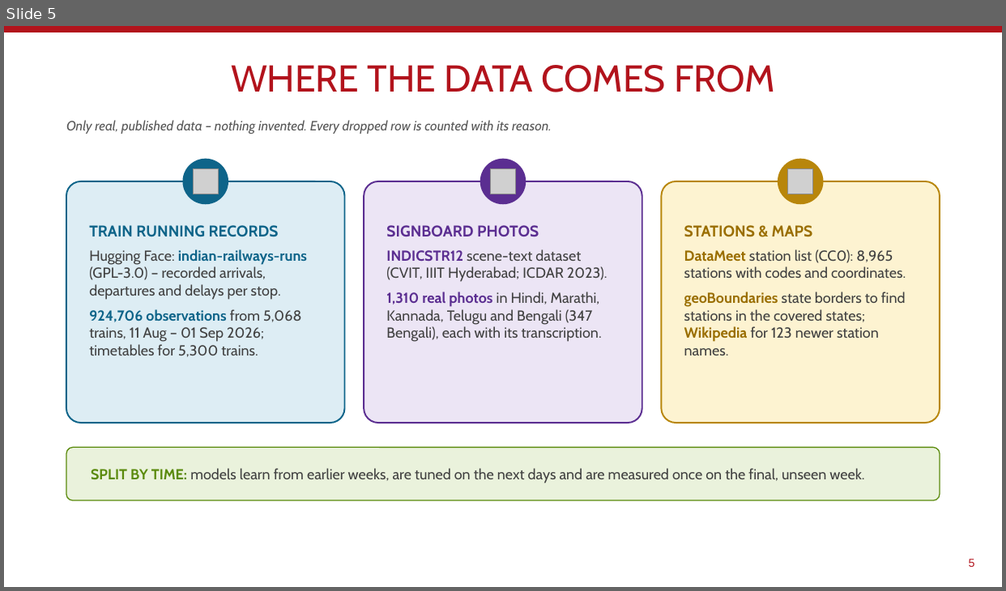
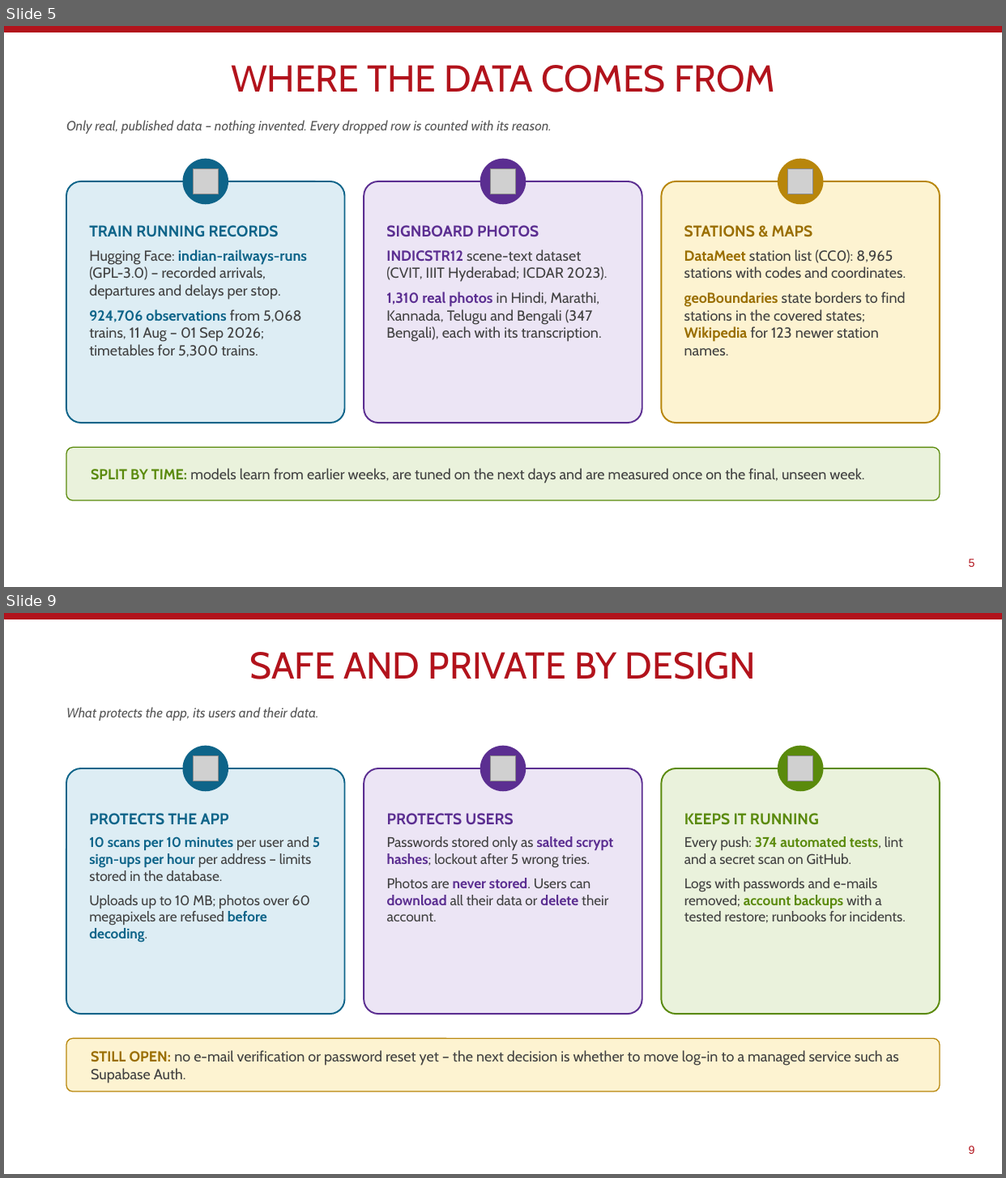
Before and after one commit to ishitadey955/railscan, a slide deck: docs/RailScan_overview.pptx. Shown one above the other, each under a label of ours: slide 5 before the commit, slides 5 and 9 after it; the slides between them are not shown. The pictures are 1006x591 and 1006x1178 pixels, drawn with LibreOffice and Linux fonts; fonts in the diff are those of the drawing; grey boxes stand for pictures. Boxes give left, top, right and bottom in pixels: in the first picture for what was removed or moved away, otherwise in the second. Text is boxed around its words. In the diff, an @@ line names an element or a change of style, - is before the commit and + after.

Commit message:
Hardening: rate limits, redacted logs, data export, image limits, CI, backups, docs

```diff
--- a/docs/RailScan_overview.pptx
+++ b/docs/RailScan_overview.pptx
@@ slide 9 added at (4, 613, 1002, 1174), background #FFFFFF; not listed: 2 template elements that a slide beside it also shows @@
@@ title added at (249, 652, 756, 679), 36 pt, text #B2131C @@
+SAFE AND PRIVATE BY DESIGN
@@ text added at (66, 707, 318, 721), 13 pt, text #595959, italic @@
+What protects the app, its users and their data.
@@ ellipse added at (183, 746, 228, 791), fill #0E6489 @@
@@ picture added at (193, 756, 218, 781) @@
@@ ellipse added at (480, 746, 526, 791), fill #5B2E91 @@
@@ picture added at (491, 756, 516, 781) @@
@@ ellipse added at (778, 746, 823, 791), fill #5A8A0C @@
@@ picture added at (788, 756, 813, 781) @@
@@ rounded rectangle added at (66, 769, 345, 1014), fill #DDEDF4, outline #0E6489 1.5 pt, 13.5 pt, text #404040 @@
+PROTECTS THE APP
+10 scans per 10 minutes per user and 5 sign-ups per hour per address – limits stored in the database.
+Uploads up to 10 MB; photos over 60 megapixels are refused before decoding.
@@ rounded rectangle added at (364, 769, 642, 1014), fill #ECE5F5, outline #5B2E91 1.5 pt, 13.5 pt, text #404040 @@
+PROTECTS USERS
+Passwords stored only as salted scrypt hashes; lockout after 5 wrong tries.
+Photos are never stored. Users can download all their data or delete their account.
@@ rounded rectangle added at (661, 769, 940, 1014), fill #EAF2DC, outline #5A8A0C 1.5 pt, 13.5 pt, text #404040 @@
+KEEPS IT RUNNING
+Every push: 374 automated tests, lint and a secret scan on GitHub.
+Logs with passwords and e-mails removed; account backups with a tested restore; runbooks for incidents.
@@ rounded rectangle added at (66, 1039, 940, 1093), fill #FDF3D1, outline #B8860B 1 pt, 14 pt, text #404040 @@
+STILL OPEN: no e-mail verification or password reset yet – the next decision is whether to move log-in to a managed service such as Supabase Auth.
```
Also in this commit, not shown: 3 slides changed, 1 other slide added, 45 other files.
